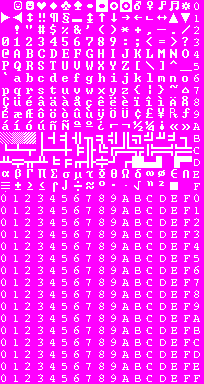
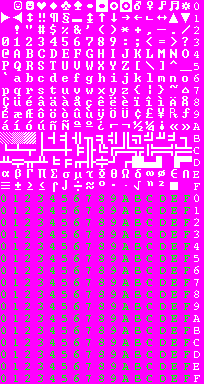
The second 204×384 image is a revision of the first. Changes to its layers:
removed layer "0123456789ABCDEF ..." over (1, 191, 190, 382)
painted on "tileset.png" over (1, 191, 190, 382)
